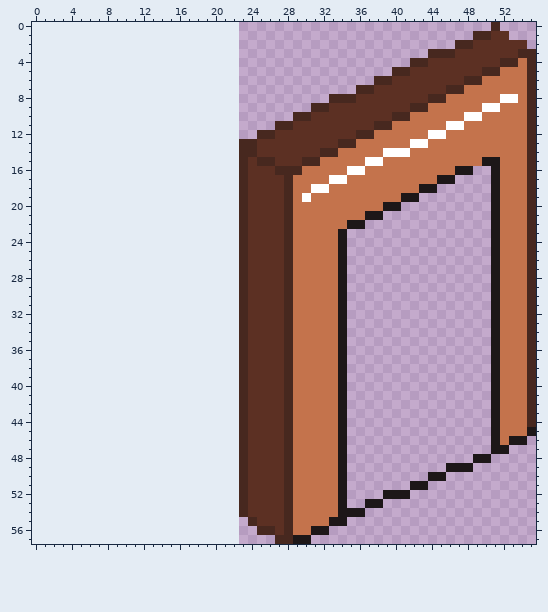
Edited in one commit: pixel-art sprite (Assets/Images/elevator/elevator-pixel-door-frame.png). The picture above is the old version.
The file is 33x58 pixels. The old version is drawn lined up with the new one, on the new canvas.
Once edited:
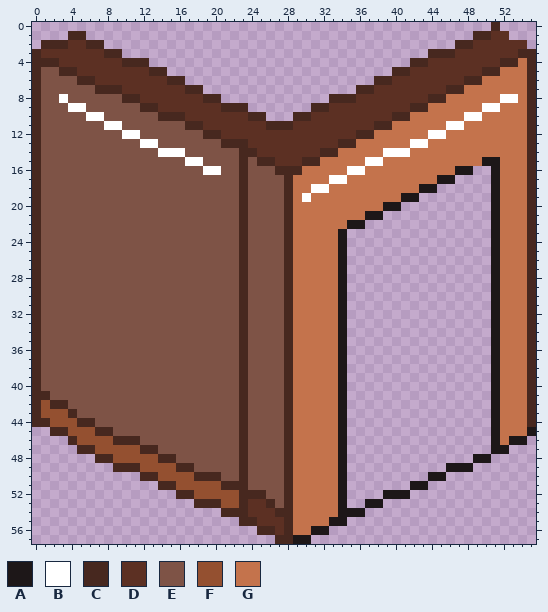
Palette (. is transparent): A #1d1718  B #ffffff  C #47281f  D #5c3023  E #7e5346  F #945030  G #c4734c
Change:
canvas 33x58 -> 56x58, the old top-left corner now at 23,0
y 1: x 4..5 .. -> CC
y 2: x 1..7 ....... -> CCCDDCC
y 3: x 0..9 .......... -> CDDDDDDDCC
y 4: x 0..12 ............. -> CCCDDDDDDDCCC
y 5: x 0..14 ............... -> CEECCDDDDDDDDCC
y 6: x 0..16 ................. -> CEEEECCDDDDDDDDCC
y 7: x 0..18 ................... -> CEEEEEECCCDDDDDDDCC
y 8: x 0..20 ..................... -> CEEBEEEEEECCDDDDDDDCC
y 9: x 0..23 ........................ -> CEEEBBEEEEEECCDDDDDDDCCC
y 10: x 0..25 .......................... -> CEEEEEBBEEEEEECCCDDDDDDDCC
y 11: x 0..26 ........................... -> CEEEEEEEBBEEEEEEECCDDDDDDDC
y 12: x 0..26 .........................CC -> CEEEEEEEEEBBEEEEEEECCDDDDDD
y 13: x 0..22 ....................... -> CEEEEEEEEEEEBBEEEEEEECC; x 24 C -> D
y 14: x 0..22 ....................... -> CEEEEEEEEEEEEEBBBEEEEEE
y 15: x 0..22 ....................... -> CEEEEEEEEEEEEEEEEBBEEEE; x 24 D -> E
y 16: x 0..22 ....................... -> CEEEEEEEEEEEEEEEEEEBBEE; x 24..26 DDD -> EEE
y 17..40: x 0..22 ....................... -> CEEEEEEEEEEEEEEEEEEEEEE; x 24..27 DDDD -> EEEE
y 41: x 0..22 ....................... -> CCEEEEEEEEEEEEEEEEEEEEE; x 24..27 DDDD -> EEEE
y 42: x 0..22 ....................... -> CFCCEEEEEEEEEEEEEEEEEEE; x 24..27 DDDD -> EEEE
y 43: x 0..22 ....................... -> CFFFCEEEEEEEEEEEEEEEEEE; x 24..27 DDDD -> EEEE
y 44: x 0..22 ....................... -> CCFFFCCEEEEEEEEEEEEEEEE; x 24..27 DDDD -> EEEE
y 45: x 2..22 ..................... -> CCFFFCCEEEEEEEEEEEEEE; x 24..27 DDDD -> EEEE
y 46: x 4..22 ................... -> CFFFFCCCEEEEEEEEEEE; x 24..27 DDDD -> EEEE
y 47: x 5..22 .................. -> CCFFFFFCCEEEEEEEEE; x 24..27 DDDD -> EEEE
y 48: x 7..22 ................ -> CCFFFFFCCEEEEEEE; x 24..27 DDDD -> EEEE
y 49: x 9..22 .............. -> CCCFFFFCCEEEEE; x 24..27 DDDD -> EEEE
y 50: x 12..22 ........... -> CCFFFFCCCEE; x 24..27 DDDD -> EEEE
y 51: x 14..22 ......... -> CCFFFFFCC; x 24..27 DDDD -> EEEE
y 52: x 16..22 ....... -> CCFFFFF; x 24..27 DDDD -> CCEE
y 53: x 18..22 ..... -> CCCFF; x 26..27 DD -> CE
y 54: x 21..22 .. -> CC; x 27 D -> C
y 55: x 23 . -> C
Where, in picture pixels (left, top, right, bottom), the same in both pictures:
changed: (32, 31, 284, 526)
